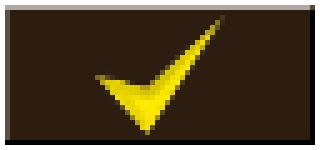
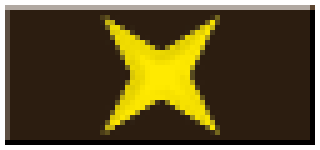
Layer changes from the first 320×150 image to the second:
hid "b4" over [95, 15, 225, 135]
added layer "c4" above "bg" over [95, 15, 225, 135]
